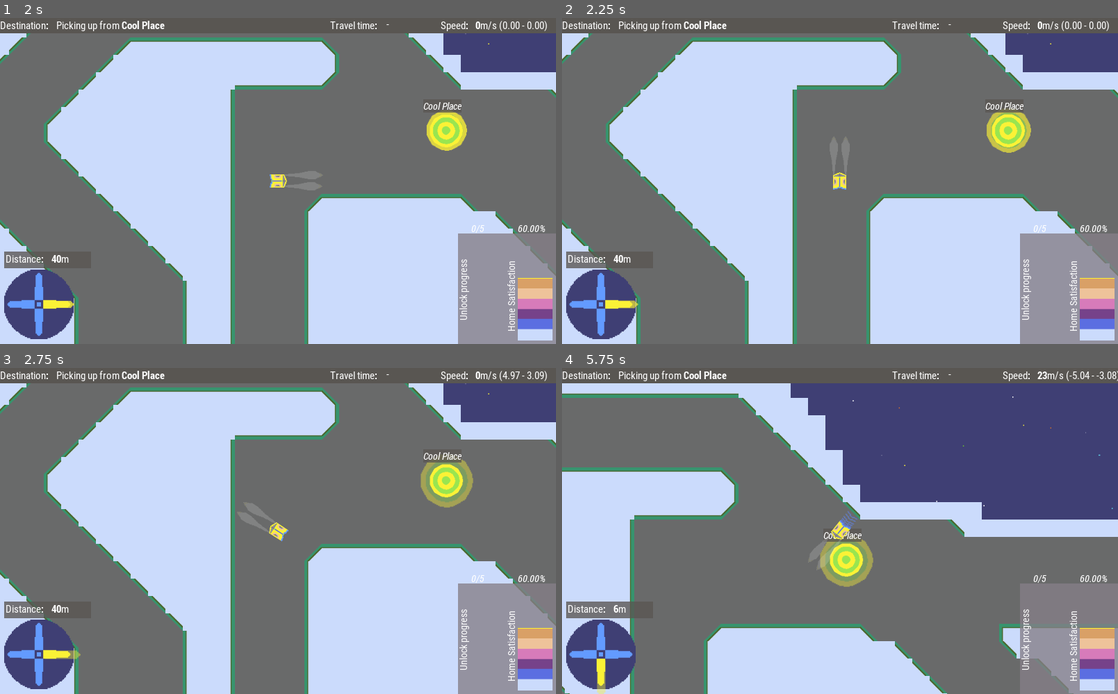
Above: before the commit, frames 1-4 (two rows, left to right).
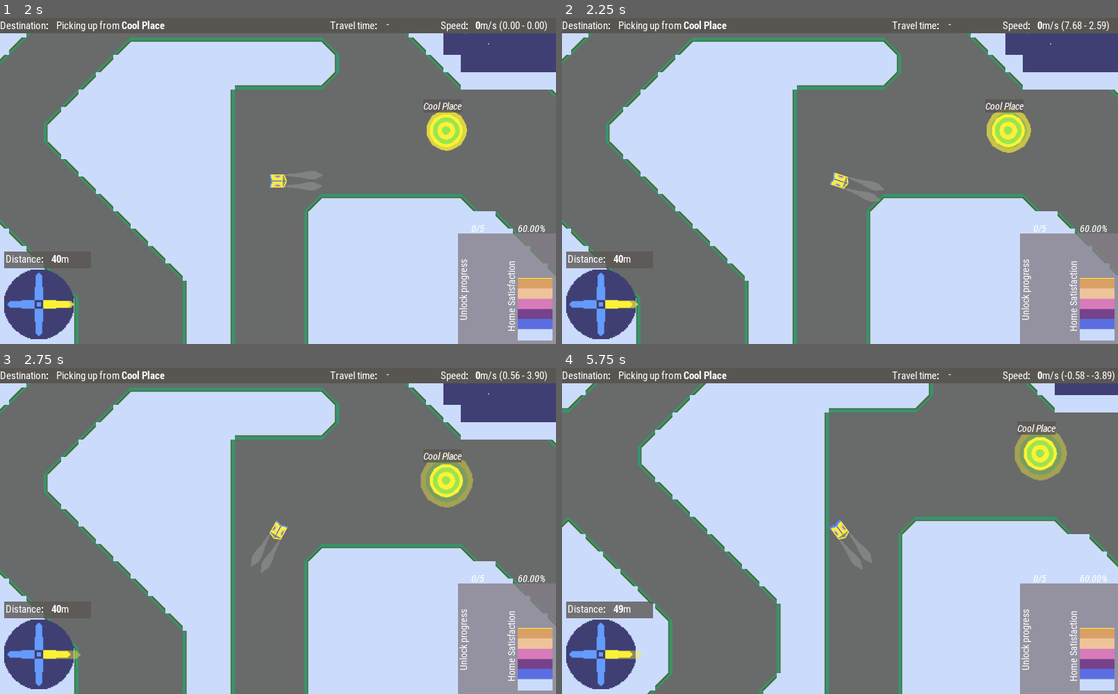
Above: after the commit, the same moments.

Repository: broquaint/comrade-cabbie
Game: Godot game, scene res://Root.tscn
Two runs of this game, one before a commit and one after it. Both use one fixed random seed, a clock stepped at 60 frames per second and the inputs below.
Inputs:
- Up to frame 1 (2 s): click "New Game" at 0.5 s; click "OK" at 1.25 s
- Up to frame 2 (2.25 s): hold Right (move_right) from 2.03 s (still down); hold Space (action_button) from 2.03 s (still down)
- Up to frame 3 (2.75 s): keep holding Right (move_right); keep holding Space (action_button)
- Up to frame 4 (5.75 s): release Right (move_right) at 2.78 s; release Space (action_button) at 2.78 s; hold Left (move_left) 2.78-3.53 s; tap Space (action_button) at 2.85, 4.35 s; hold Right (move_right) 3.53-4.28 s; hold Space (action_button) 3.53-4.28 s; hold Up (move_up) 4.28-5.03 s; hold Left (move_left) from 5.03 s (still down); hold Space (action_button) from 5.03 s (still down)

Frame 1 is identical in both runs. In frame 2, 0.2% of the frame differs, in the area x 48-98%, y 1-57%; in frame 3, 0.2%; in frame 4, 66%, in the area x 0-100%, y 0-100%.

Commit message:
Incremental ship changes #2 - Drop flipper etc
The flipper (i.e flip ship 180 degrees) is fun but felt like a
hack. It was a hack. So now it's gone along with the old rotation
code.

Diff:
--- a/Player.gd
+++ b/Player.gd
@@ -22,10 +22,6 @@
 	SPEEDY,
 	LUDICROUS
 }
-
-const ROTATION_SPEED : float       = 4.25 * 60
-const BOOST_ROTATION_SPEED : float = 2.75 * 60
-const FLOAT_ROTATION_SPEED : float = 5.0  * 60
 
 const ANGULAR_THRUST = 20.0
 const ANGULAR_DRAG = 5.0
@@ -108,39 +104,21 @@
 	emit_signal("movement_update", {velocity=velocity, net_angular_acceleration=net_angular_acceleration, angular_velocity=angular_velocity})
 
 func _physics_process(delta):
-	if Input.is_action_pressed("action_button") and $Flipper/Cooldown.is_stopped() and not $Snapper.is_active():
-		var to = rotation_degrees - 180.0
-		var flip = $Flipper
-		flip.interpolate_property(
-			self, 'rotation_degrees', rotation_degrees, to, 0.44,
-			Tween.TRANS_LINEAR, Tween.EASE_IN_OUT
-		)
-		flip.start()
-		$Flipper/Cooldown.start(0.88)
-	elif not $Flipper.is_active() and not $Snapper.is_active():
-		var rotation_speed = ROTATION_SPEED
-		if boosting():
-			rotation_speed = BOOST_ROTATION_SPEED
-		elif not Input.is_action_pressed("move_up"):
-			rotation_speed = FLOAT_ROTATION_SPEED
-
-		angular_acceleration = 0
-		var angular_drag = ANGULAR_DRAG
-		if Input.is_action_pressed("move_left"):
-			# rotation_degrees -= delta * rotation_speed
-			angular_acceleration = -ANGULAR_THRUST
-		elif Input.is_action_pressed("move_right"):
-			# rotation_degrees += delta * rotation_speed
-			angular_acceleration = ANGULAR_THRUST
-		else:
-			angular_drag = ANGULAR_DRAG * 100
-
-		# Angular movement
-		net_angular_acceleration = angular_acceleration - angular_velocity * ANGULAR_DRAG
-		angular_velocity = clamp(angular_velocity + net_angular_acceleration * delta, -4.0, 4.0)
-		rotation += angular_velocity * delta
-		# if Input.is_action_just_released("move_left") or Input.is_action_just_released("move_right"):
-		# 	rotation_degrees = int(stepify(rotation_degrees, TURN_SNAP))
+	angular_acceleration = 0
+
+	if Input.is_action_pressed("move_left"):
+		# rotation_degrees -= delta * rotation_speed
+		angular_acceleration = -ANGULAR_THRUST
+	elif Input.is_action_pressed("move_right"):
+		# rotation_degrees += delta * rotation_speed
+		angular_acceleration = ANGULAR_THRUST
+
+	# Angular movement
+	net_angular_acceleration = angular_acceleration - angular_velocity * ANGULAR_DRAG
+	angular_velocity = clamp(angular_velocity + net_angular_acceleration * delta, -4.0, 4.0)
+	rotation += angular_velocity * delta
+	# if Input.is_action_just_released("move_left") or Input.is_action_just_released("move_right"):
+	# 	rotation_degrees = int(stepify(rotation_degrees, TURN_SNAP))
 
 	if Input.is_action_just_released("move_up"):
 		$Snapper/DoubleTapWait.start()
@@ -151,7 +129,7 @@
 			$ShipSound.vroom(boost_level)
 		var acceleration : Vector2
 
-		if not $Snapper/DoubleTapWait.is_stopped() and not $Snapper.is_active() and not $Flipper.is_active():
+		if not $Snapper/DoubleTapWait.is_stopped() and not $Snapper.is_active():
 			net_angular_acceleration = 0
 			angular_velocity = 0
 			var to = int(stepify(rotation_degrees, 45.0))
--- a/Player.tscn
+++ b/Player.tscn
@@ -53,14 +53,6 @@
 [node name="Decelerating" type="Timer" parent="."]
 one_shot = true
 
-[node name="Flipper" type="Tween" parent="."]
-playback_speed = 1.1
-playback/speed = 1.1
-
-[node name="Cooldown" type="Timer" parent="Flipper"]
-wait_time = 0.88
-one_shot = true
-
 [node name="Snapper" type="Tween" parent="."]
 
 [node name="DoubleTapWait" type="Timer" parent="Snapper"]
